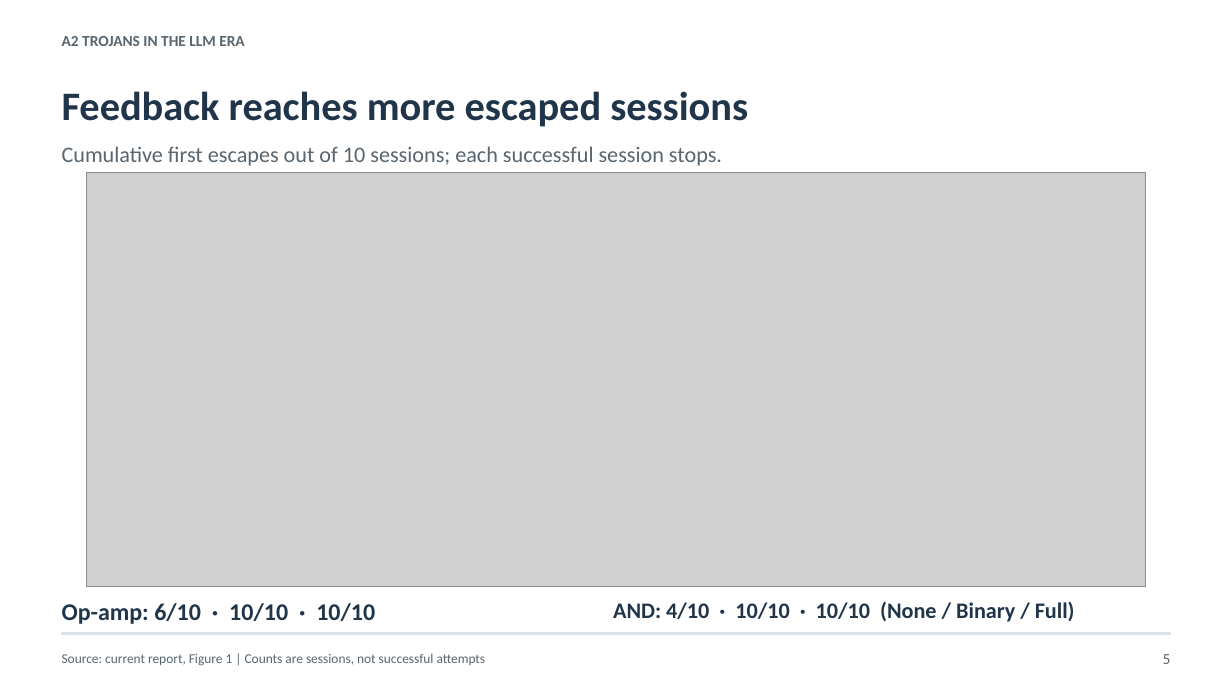
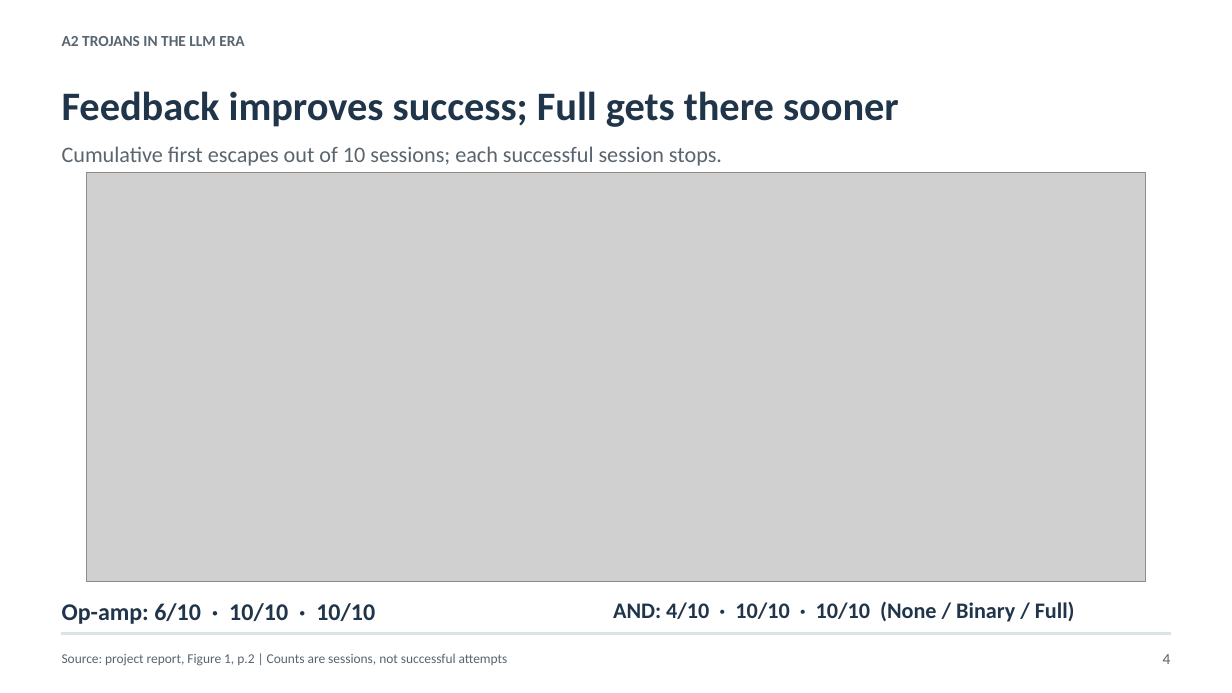
Before and after one commit to MikeJiahaoXu/a2-llm-trojan-study, a slide deck: slide 4 of output/slides/a2_feedback/output.pptx (slide 5 before the commit). Drawn at 1232x693 pixels with LibreOffice and Linux fonts; fonts in the diff are those of the drawing; grey boxes stand for pictures. Boxes give left, top, right and bottom in pixels: in the first picture for what was removed or moved away, otherwise in the second. Text is boxed around its words. In the diff, an @@ line names an element or a change of style, - is before the commit and + after.

Commit message:
Align presentation with collaborator report and clarify feedback example

```diff
--- a/output/slides/a2_feedback/output.pptx
+++ b/output/slides/a2_feedback/output.pptx
@@ text at (x1=62, y1=91, x2=899, y2=127): text changed @@
-Feedback reaches more escaped sessions
+Feedback improves success; Full gets there sooner
@@ picture resized from (x1=87, y1=172, x2=1146, y2=587) to (x1=87, y1=172, x2=1146, y2=581) @@
@@ text at (x1=62, y1=654, x2=508, y2=666): text changed @@
-Source: current report, Figure 1 | Counts are sessions, not successful attempts
+Source: project report, Figure 1, p.2 | Counts are sessions, not successful attempts
@@ text at (x1=1163, y1=654, x2=1171, y2=664): text changed @@
-5
+4
```
Also in this commit, not shown: 2 other slides changed, 3 slides added, 4 slides removed, 8 other files.
